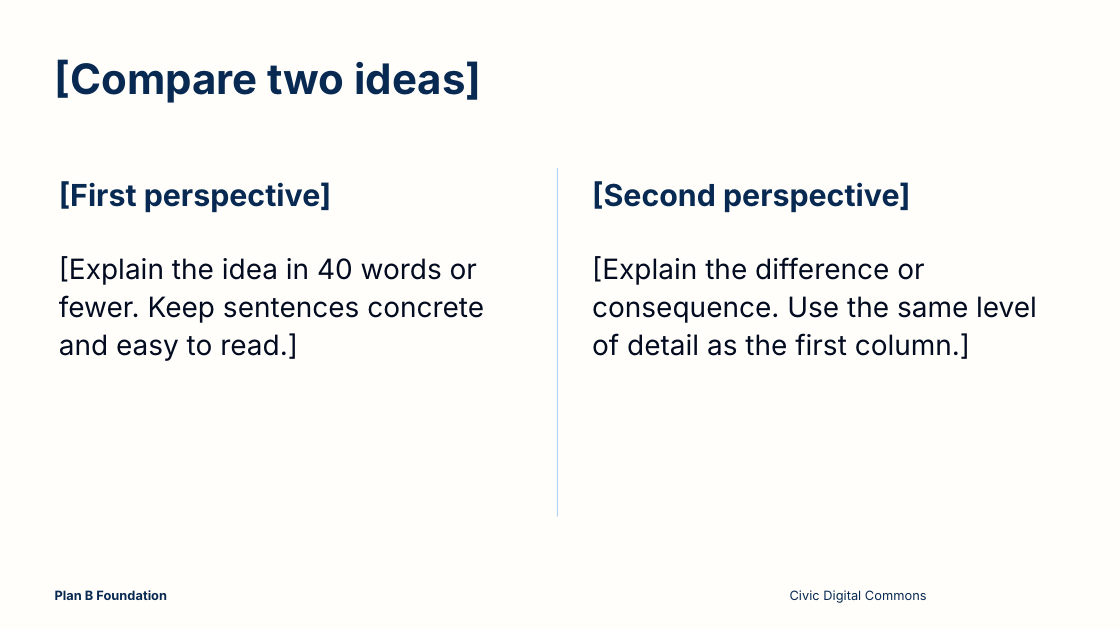
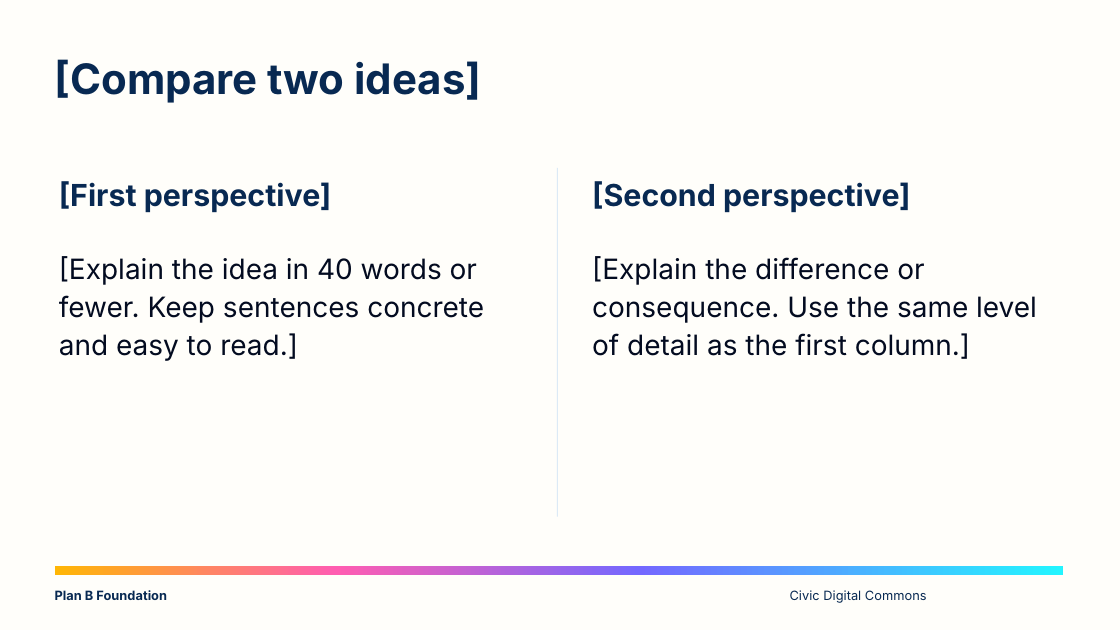
Before and after one commit to LuganoPlanB/branding, a slide deck: slide 4 of slides/planb-starter.pptx. Drawn at 1120x630 pixels with LibreOffice and Linux fonts; fonts in the diff are those of the drawing. Boxes give left, top, right and bottom in pixels: in the first picture for what was removed or moved away, otherwise in the second. Text is boxed around its words. In the diff, an @@ line names an element or a change of style, - is before the commit and + after.

```diff
--- a/slides/planb-starter.pptx
+++ b/slides/planb-starter.pptx
@@ rectangle at box(557, 168, 558, 517): fill #B0D3F1 to #DCEAF6 @@
@@ rectangle added at box(55, 566, 1063, 575), fill gradient #FFB604 to #FF5DB1 to #7468FF to #23F5FF @@
```
Also in this commit, not shown: 9 other slides changed, 8 other files.
